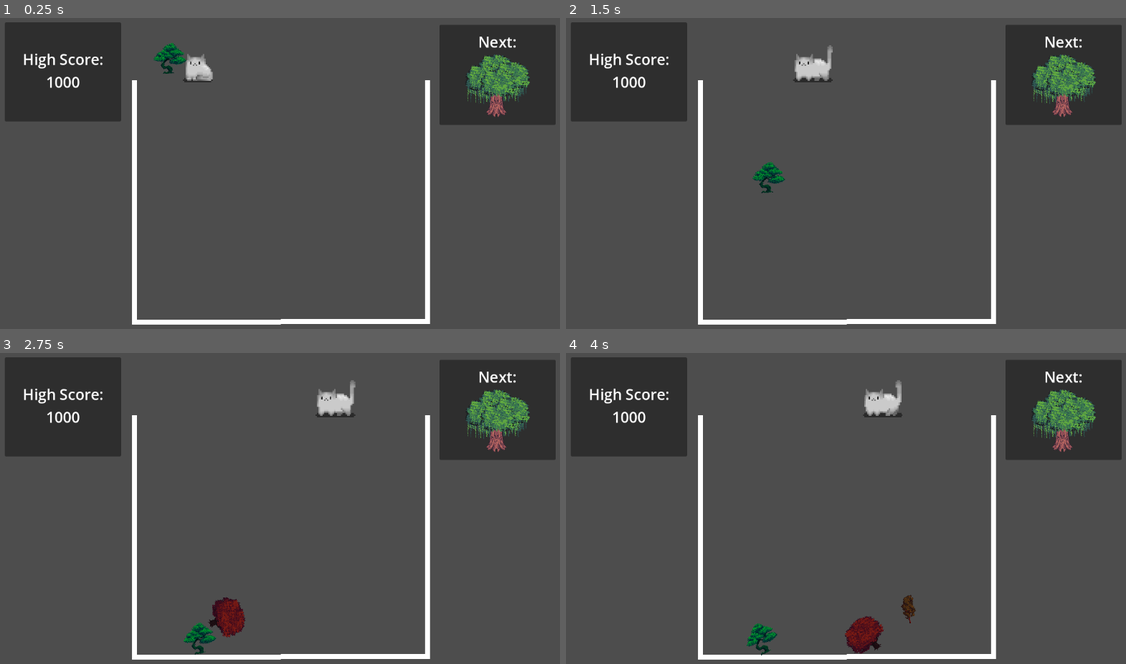
Above: before the commit, frames 1-4 (two rows, left to right).
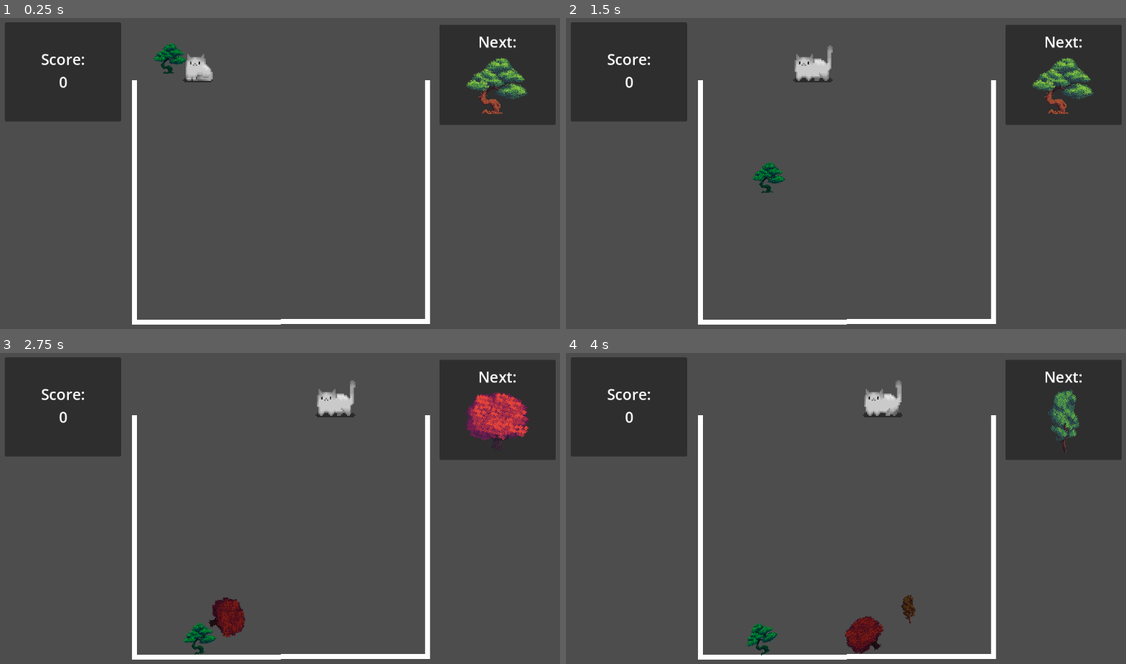
Above: after the commit, the same moments.

Repository: emilykrohn/TreeikaGame
Game: Godot game, scene res://Scenes/Game/main.tscn
The game is run twice, just before and just after one commit, with the same random seed, the same clock (stepped at 60 frames per second) and the same inputs.
Inputs:
- Up to frame 1 (0.25 s): no input
- Up to frame 2 (1.5 s): hold Right (ui_right) 0.53-1.28 s; tap Space (ui_select) at 0.77 s; hold Left (ui_left) from 1.28 s (still down)
- Up to frame 3 (2.75 s): tap Space (ui_select) at 1.52 s; release Left (ui_left) at 2.03 s; hold Right (ui_right) from 2.03 s (still down)
- Up to frame 4 (4 s): tap Space (ui_select) at 3.02, 3.77 s; release Right (ui_right) at 3.53 s; hold Left (ui_left) from 3.53 s (still down)

The runs differ from the first frame. In frame 1, 1.6% of the frame differs, in the area x 4-95%, y 11-32%; in frame 2, 1.6%; in frame 3, 2.0%; in frame 4, 1.6%.

Commit message:
Changes picture in ui

Diff:
--- a/Scenes/Game/main.tscn
+++ b/Scenes/Game/main.tscn
@@ -68,13 +68,14 @@
 [node name="Label" type="Label" parent="game/ui/Panel/VBoxContainer"]
 layout_mode = 2
 theme_override_font_sizes/font_size = 30
-text = "High Score:"
+text = "Score:"
+horizontal_alignment = 1
 
 [node name="Label2" type="Label" parent="game/ui/Panel/VBoxContainer"]
 layout_mode = 2
 size_flags_horizontal = 4
 theme_override_font_sizes/font_size = 30
-text = "1000"
+text = "0"
 
 [node name="Panel2" type="Panel" parent="game/ui"]
 layout_mode = 1
@@ -113,6 +114,7 @@
 size_flags_horizontal = 4
 
 [node name="TextureRect" type="TextureRect" parent="game/ui/Panel2/VBoxContainer/BoxContainer"]
+unique_name_in_owner = true
 custom_minimum_size = Vector2(130, 130)
 layout_mode = 2
 size_flags_horizontal = 4
--- a/Scripts/drop.gd
+++ b/Scripts/drop.gd
@@ -13,12 +13,16 @@
 		tree = trees[randi() % trees.size()].instantiate()
 		if tree.name == "Tree1":
 			tree.add_to_group("tree1")
+			$"../../../../ui/Panel2/VBoxContainer/BoxContainer/TextureRect".texture = load("res://Art/Tree1.png")
 		elif tree.name == "Tree2":
 			tree.add_to_group("tree2")
+			$"../../../../ui/Panel2/VBoxContainer/BoxContainer/TextureRect".texture = load("res://Art/Tree2.png")
 		elif tree.name == "Tree3":
 			tree.add_to_group("tree3")
+			$"../../../../ui/Panel2/VBoxContainer/BoxContainer/TextureRect".texture = load("res://Art/Tree3.png")
 		elif tree.name == "Tree4":
 			tree.add_to_group("tree4")
+			$"../../../../ui/Panel2/VBoxContainer/BoxContainer/TextureRect".texture = load("res://Art/Tree4.png")
 		tree.freeze = true
 		tree.lock_rotation = true
 		tree.global_position = $"../drop_point".global_position
